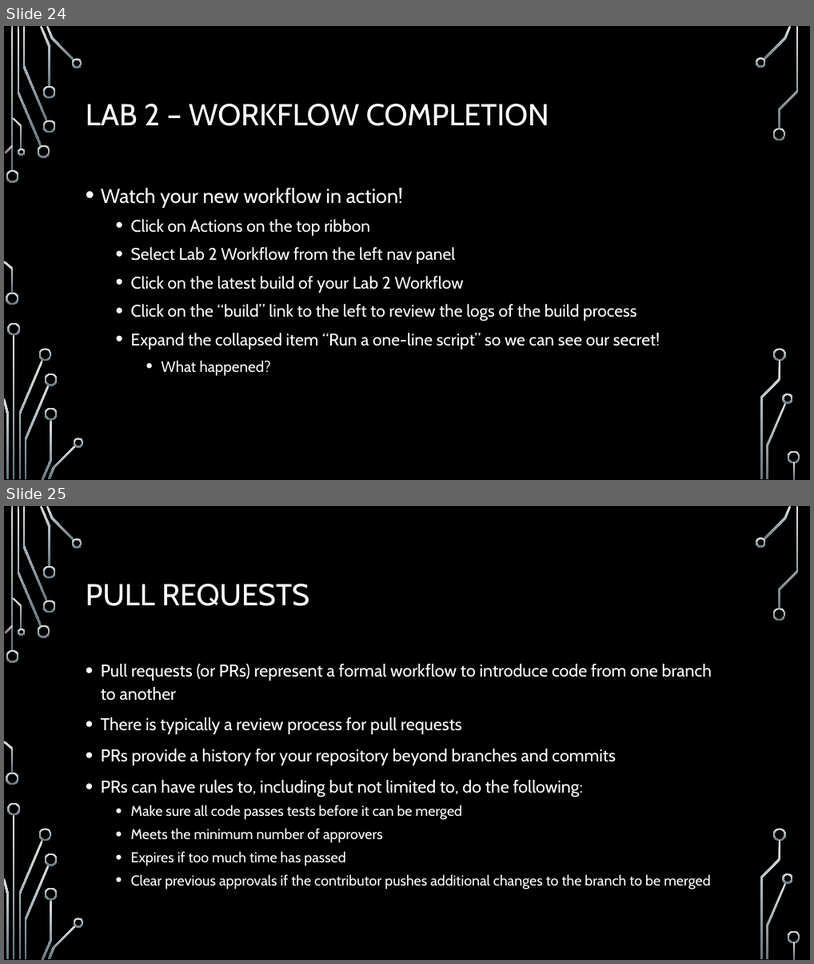
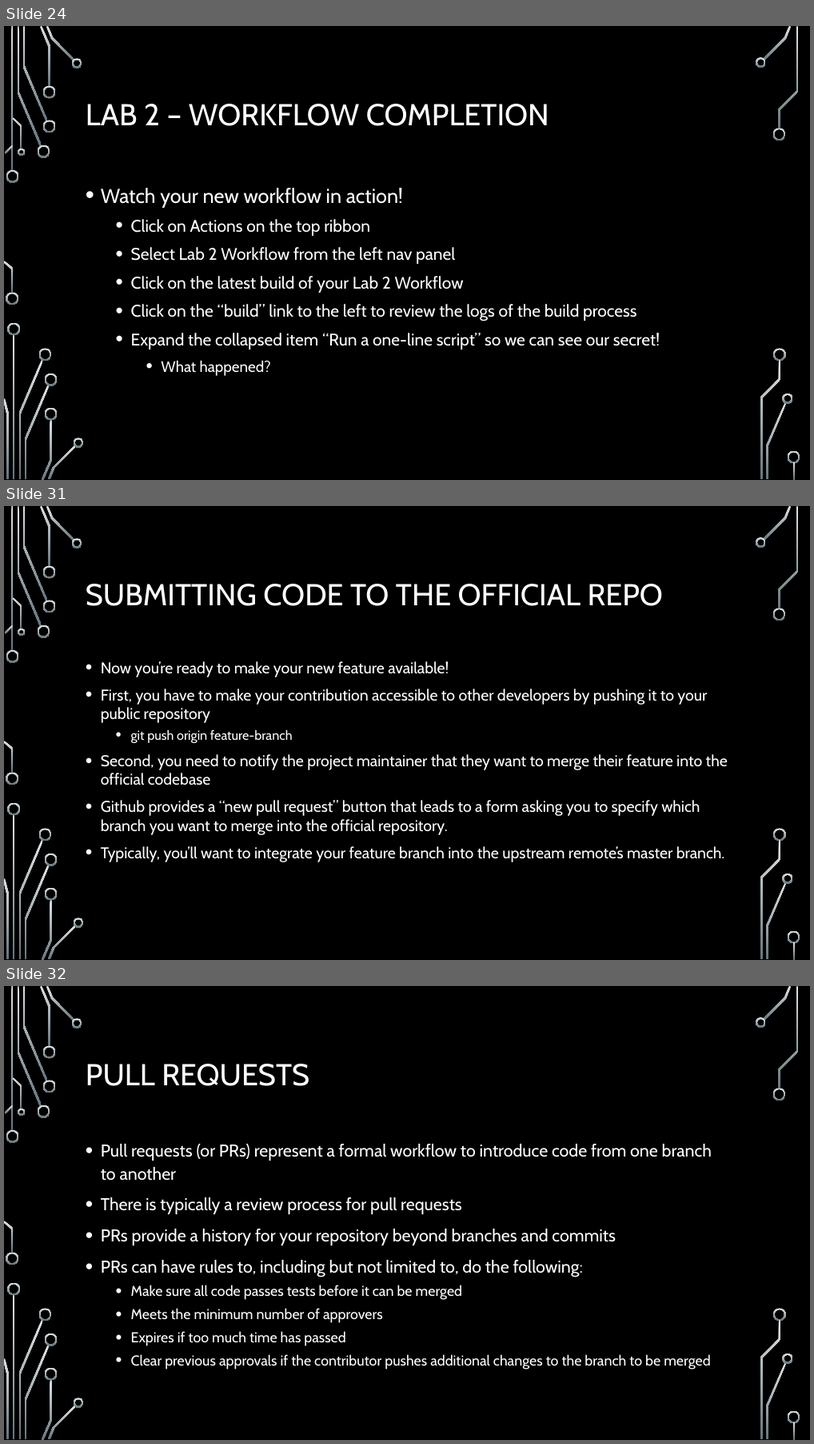
Before and after one commit to onideus/github-101-website, a slide deck: resources/Advanced github topics.pptx. Shown one above the other, each under a label of ours: slides 24 and 25 before the commit, slides 24, 31 and 32 after it; the slides between them are not shown. The pictures are 814x964 and 814x1444 pixels, drawn with LibreOffice and Linux fonts; fonts in the diff are those of the drawing; background and template pictures are left out. Boxes give left, top, right and bottom in pixels: in the first picture for what was removed or moved away, otherwise in the second. Text is boxed around its words. In the diff, an @@ line names an element or a change of style, - is before the commit and + after.

Commit message:
Update Advanced github topics.pptx
Update 2 to advanced slides

```diff
--- a/resources/Advanced github topics.pptx
+++ b/resources/Advanced github topics.pptx
@@ slide 31 added at <box>4,506,810,960</box>, background picture (left out); not listed: 36 template elements that a slide beside it also shows @@
@@ title added at <box>86,584,663,606</box>, 36 pt, text #FFFFFF @@
+SUBMITTING CODE TO THE OFFICIAL REPO
@@ text added at <box>101,661,728,862</box>, 18.6 pt, text #FFFFFF @@
+• Now you’re ready to make your new feature available!
+• First, you have to make your contribution accessible to other developers by pushing it to your public repository
+  • git push origin feature-branch
+• Second, you need to notify the project maintainer that they want to merge their feature into the official codebase
+• Github provides a “new pull request” button that leads to a form asking you to specify which branch you want to merge into the official repository.
+• Typically, you’ll want to integrate your feature branch into the upstream remote’s master branch.
@@ what was slide 25 is now slide 32 @@
```
Also in this commit, not shown: 6 other slides added.
